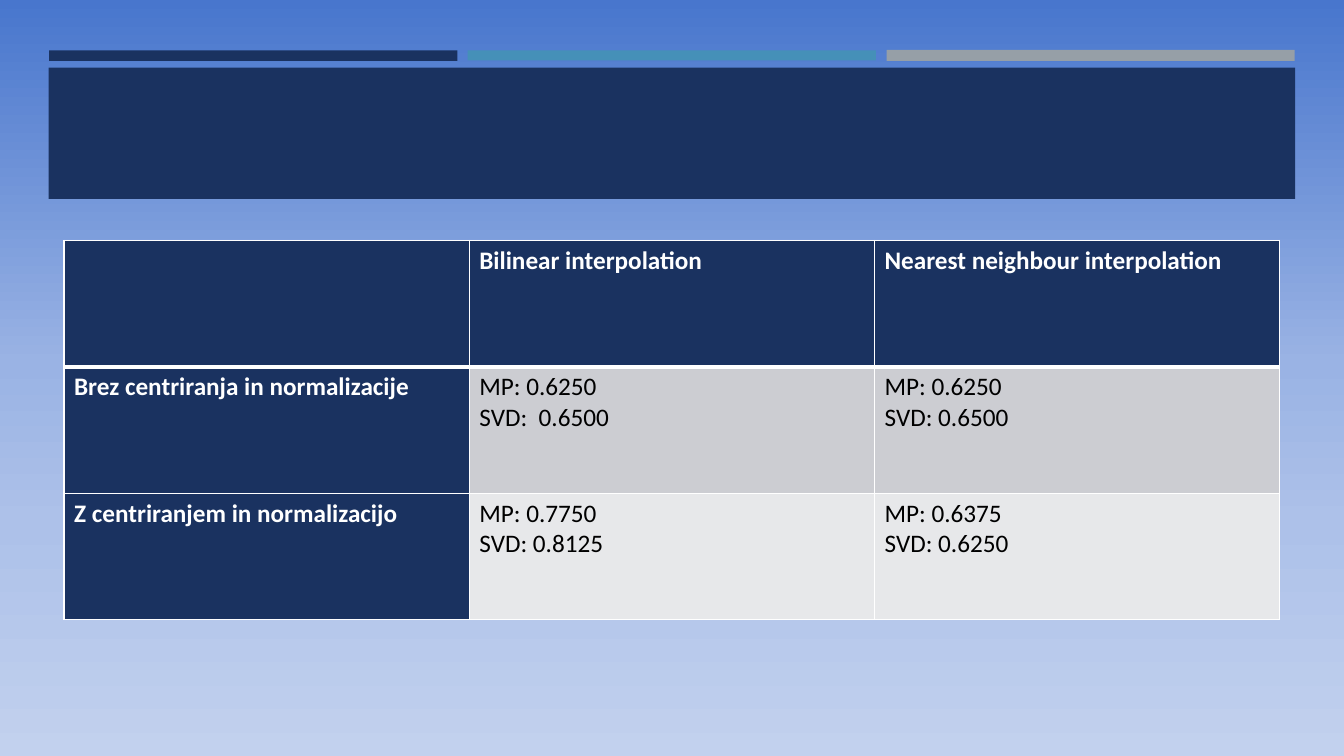
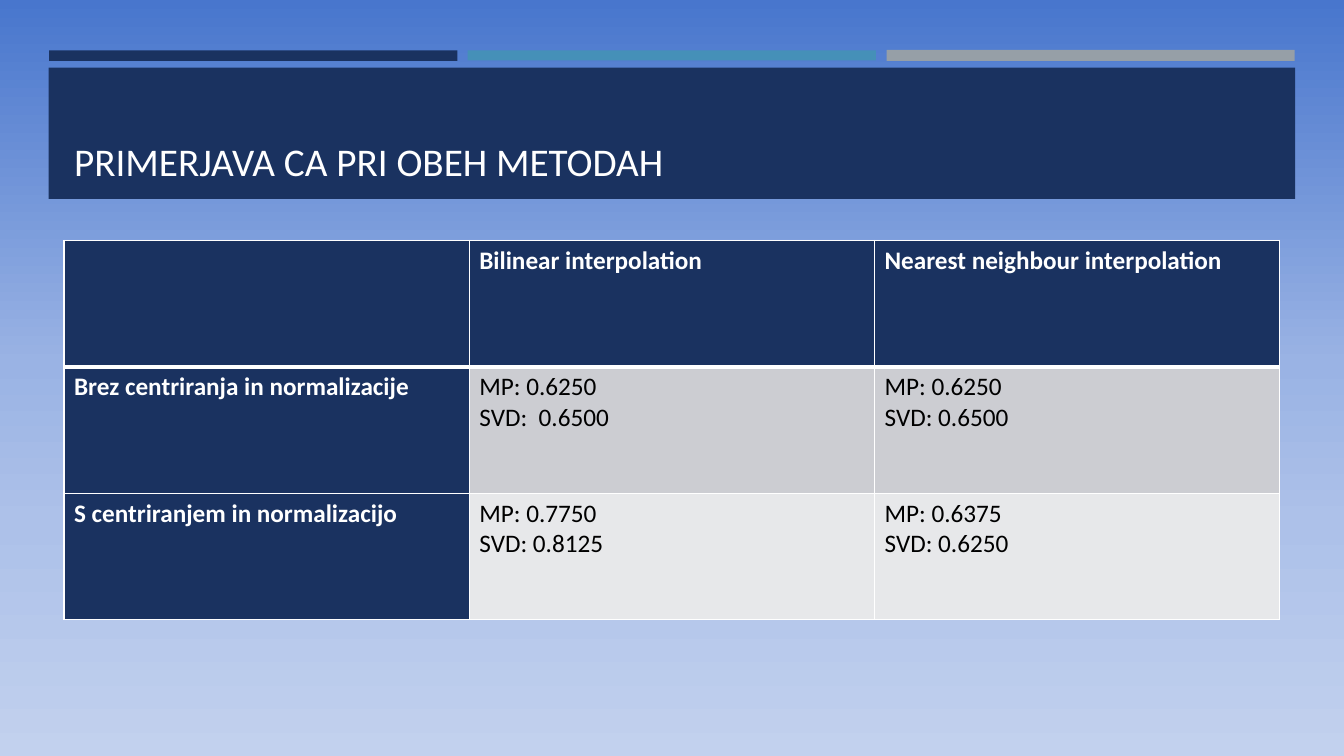
Before and after one commit to KalcMatej99/MM-Project, a slide deck: slide 5 of Prepoznavanje ročno napisanih števk.pptx (slide 4 before the commit). Drawn at 1344x756 pixels with LibreOffice and Linux fonts; fonts in the diff are those of the drawing. Boxes give left, top, right and bottom in pixels: in the first picture for what was removed or moved away, otherwise in the second. Text is boxed around its words. In the diff, an @@ line names an element or a change of style, - is before the commit and + after.

Commit message:
updated presentation

```diff
--- a/Prepoznavanje ročno napisanih števk.pptx
+++ b/Prepoznavanje ročno napisanih števk.pptx
@@ title added at bbox=[74, 150, 663, 177], 28 pt, text #FFFFFF @@
+PRIMERJAVA CA PRI OBEH METODAH
@@ table at bbox=[65, 241, 1280, 620] @@
-row 3, column 1: Z centriranjem in normalizacijo
+row 3, column 1: S centriranjem in normalizacijo
```
Also in this commit, not shown: 2 other slides changed, 1 slide added.
